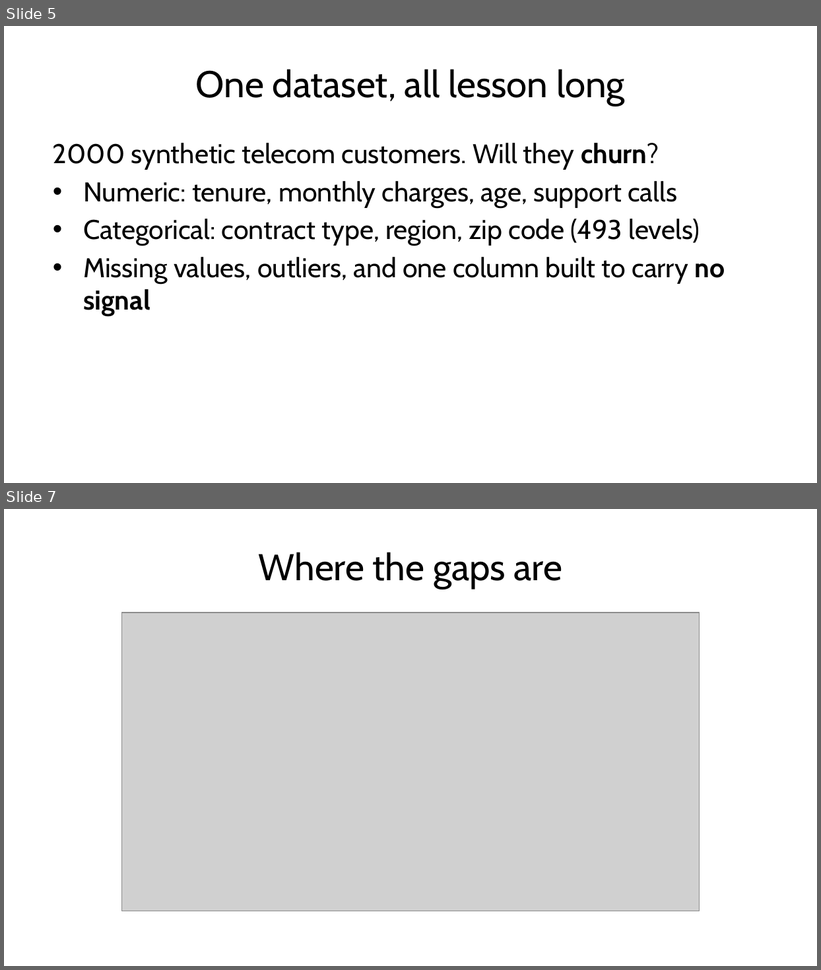
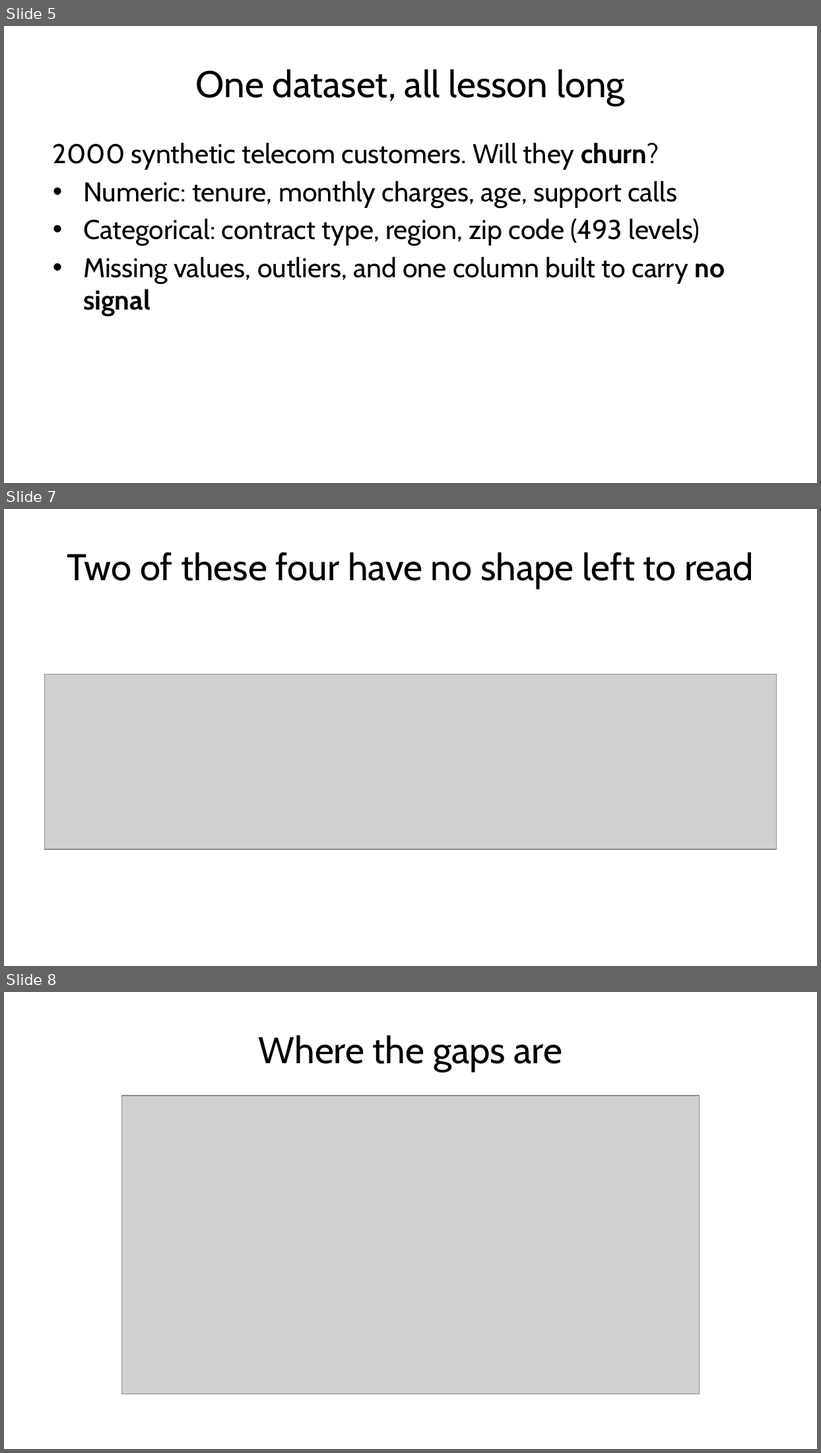
Before and after one commit to fabioantonini/technologies-for-artificial-intelligence, a slide deck: Lessons/02_data_exploration_and_preparation/Slides/data_exploration_and_preparation_slides.pptx. Shown one above the other, each under a label of ours: slides 5 and 7 before the commit, slides 5, 7 and 8 after it; the slides between them are not shown. The pictures are 821x970 and 821x1453 pixels, drawn with LibreOffice and Linux fonts; fonts in the diff are those of the drawing; grey boxes stand for pictures; background and template pictures are left out. Boxes give left, top, right and bottom in pixels: in the first picture for what was removed or moved away, otherwise in the second. Text is boxed around its words. In the diff, an @@ line names an element or a change of style, - is before the commit and + after.

```diff
--- a/Lessons/02_data_exploration_and_preparation/Slides/data_exploration_and_preparation_slides.pptx
+++ b/Lessons/02_data_exploration_and_preparation/Slides/data_exploration_and_preparation_slides.pptx
@@ slide 7 added at [4, 509, 817, 966], background #FFFFFF @@
@@ title added at [67, 552, 754, 589], 33 pt, text #1A1A1A @@
+Two of these four have no shape left to read
@@ picture added at [45, 675, 776, 850] @@
@@ what was slide 7 is now slide 8 @@
```
Also in this commit, not shown: 1 slide changed, 4 other files.
